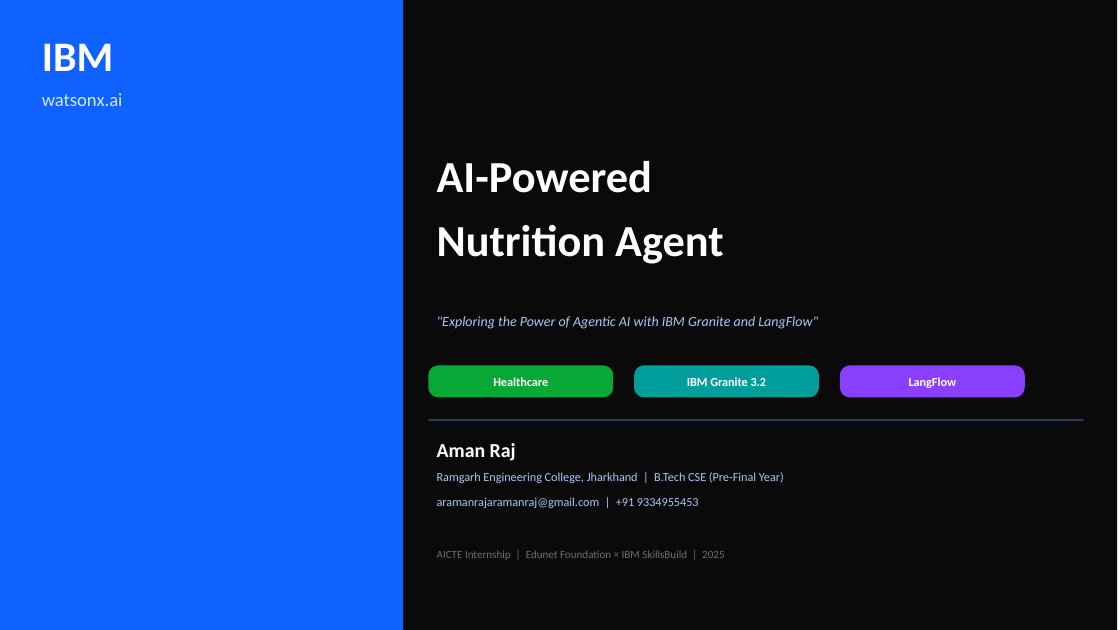
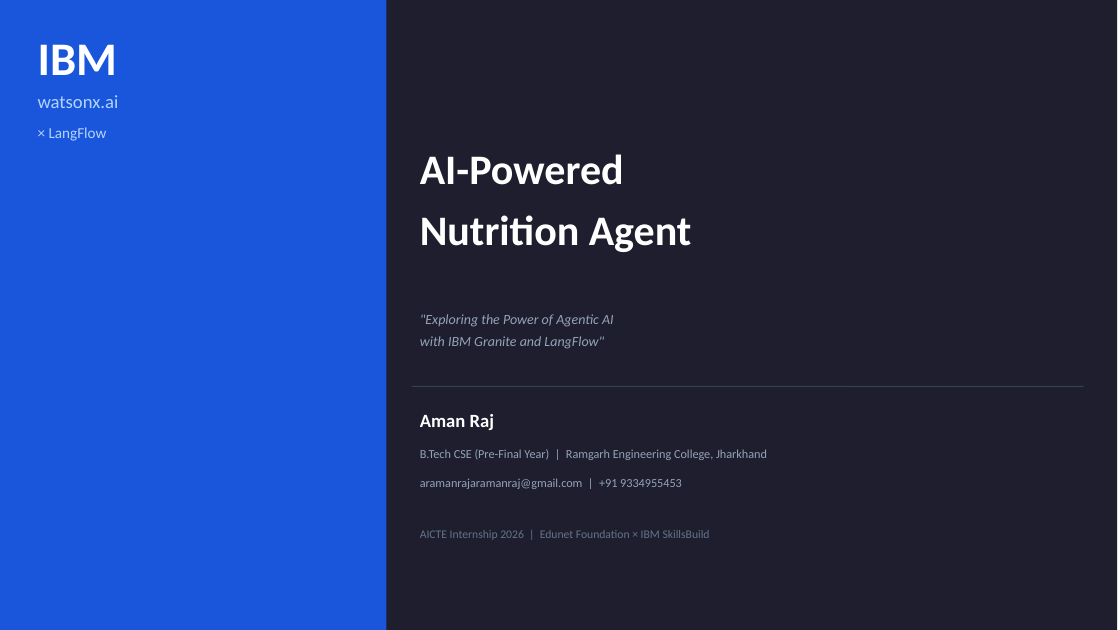
Before and after one commit to AMANRAJ-Droid/nutrition-agent, a slide deck: slide 1 of NutritionAgent_Presentation.pptx. Drawn at 1120x630 pixels with LibreOffice and Linux fonts; fonts in the diff are those of the drawing. Boxes give left, top, right and bottom in pixels: in the first picture for what was removed or moved away, otherwise in the second. Text is boxed around its words. In the diff, an @@ line names an element or a change of style, - is before the commit and + after.

Commit message:
Rebuild PPT: cleaner student design, real LangFlow workflow + token usage screenshots embedded

```diff
--- a/NutritionAgent_Presentation.pptx
+++ b/NutritionAgent_Presentation.pptx
@@ rectangle at [0,0,1117,630]: fill #0A0A0A to #1E1E2E @@
@@ rectangle: place and size @@
-rectangle at [0,0,403,630]
+rectangle at [0,0,386,630]
@@ rectangle at [0,0,386,630]: fill #0F62FE to #1A56DB @@
@@ text "IBM" at [38,44,117,75]: size 36 to 40 pt @@
@@ text "watsonx.ai" at [38,95,119,108]: text colour #D0E8FF to #B3D4FF @@
@@ text "AI-Powered": place and size @@
-text "AI-Powered" at [437,161,723,264]
+text "AI-Powered" at [420,154,692,252]
@@ text "AI-Powered" at [420,154,692,252]: size 38 to 36 pt @@
@@ text at [49,127,107,141]: text changed; size 10.5 to 13 pt; text colour #FFFFFF to #B3D4FF; bold off @@
-LangFlow
+× LangFlow
@@ text at [420,314,614,349]: text changed; text colour #A8C8F8 to #94A3B8 @@
-"Exploring the Power of Agentic AI with IBM Granite and LangFlow"
+"Exploring the Power of Agentic AI
+with IBM Granite and LangFlow"
@@ line moved from (429, 420) - (1084, 420) to (412, 386) - (1084, 386) @@
@@ line (412, 386) - (1084, 386): stroke #3A5E8A 1 pt to #334155 1 pt @@
@@ rounded rectangle removed at [429,365,613,397] @@
@@ text removed at [493,377,548,386] @@
-Healthcare
@@ rounded rectangle removed at [634,365,819,397] @@
@@ text removed at [687,377,767,386] @@
-IBM Granite 3.2
@@ rounded rectangle removed at [840,365,1025,397] @@
@@ text "Aman Raj": place and size @@
-text "Aman Raj" at [437,443,516,461]
+text "Aman Raj" at [420,414,494,430]
@@ text "Aman Raj" at [420,414,494,430]: size 17 to 16 pt @@
@@ text at [420,449,767,460]: text changed; text colour #A8C8F8 to #94A3B8 @@
-Ramgarh Engineering College, Jharkhand | B.Tech CSE (Pre-Final Year)
+B.Tech CSE (Pre-Final Year) | Ramgarh Engineering College, Jharkhand
@@ text "aramanrajaramanraj@gmail.com | +91 9334955453": place and size @@
-text "aramanrajaramanraj@gmail.com | +91 9334955453" at [437,497,699,508]
+text "aramanrajaramanraj@gmail.com | +91 9334955453" at [420,478,682,489]
@@ text "aramanrajaramanraj@gmail.com | +91 9334955453" at [420,478,682,489]: text colour #A8C8F8 to #94A3B8 @@
@@ text at [420,530,710,540]: text changed; size 9.5 to 10 pt; text colour #6F6F6F to #64748B @@
-AICTE Internship | Edunet Foundation × IBM SkillsBuild | 2025
+AICTE Internship 2026 | Edunet Foundation × IBM SkillsBuild
```
Also in this commit, not shown: 12 other slides changed, 1 slide added, 1 slide removed.
